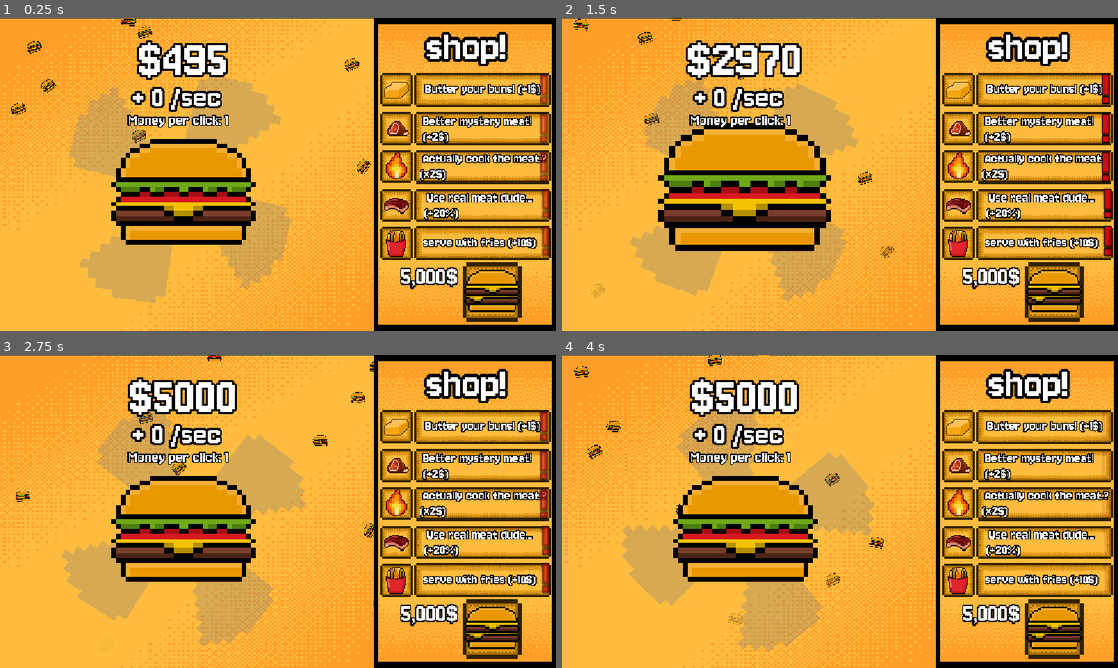
Above: before the commit, frames 1-4 (two rows, left to right).
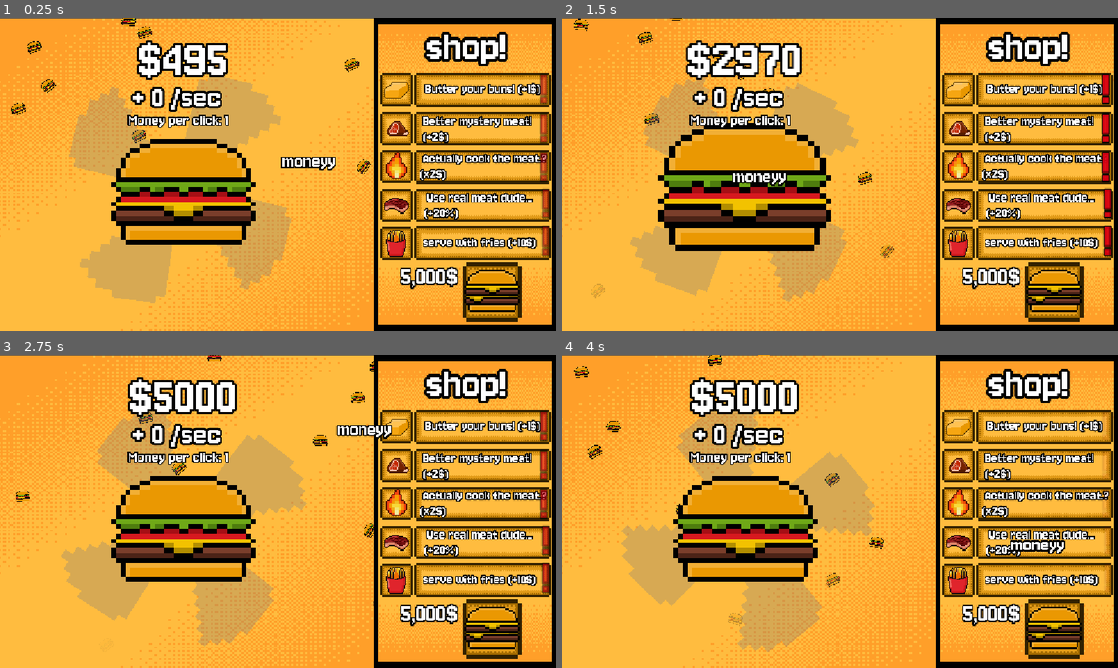
Above: after the commit, the same moments.

Repository: youswiftlmao/clicker_game
Game: Godot game, scene res://game.tscn
The game is run twice, just before and just after one commit, with the same random seed, the same clock (stepped at 60 frames per second) and the same inputs. The project has no main scene, so this scene is started directly.
Inputs (mouse positions are in pixels of both pictures, inside the frame that each line leads up to):
- Up to frame 1 (0.25 s): no input
- Up to frame 2 (1.5 s): tap Enter at 0.5 s; move the mouse to (962, 158) at 0.52 s; hold Right 0.53-1.28 s; tap Alt at 0.6 s; move the mouse to (728, 190) at 1.27 s; hold Down from 1.28 s (still down); tap Shift at 1.35 s
- Up to frame 3 (2.75 s): move the mouse to (333, 442) at 2.02 s; release Down at 2.03 s; hold Right from 2.03 s (still down); tap Alt at 2.1 s
- Up to frame 4 (4 s): move the mouse to (812, 574) at 2.77 s; release Right at 2.78 s; hold Up 2.78-3.53 s; tap Shift at 2.85 s; move the mouse to (1006, 558) at 3.52 s; hold Left from 3.53 s (still down); tap Alt at 3.6 s

The runs differ from the first frame. In frame 1, 0.4% of the frame differs, in the area x 50-61%, y 44-49%; in frame 2, 0.3%; in frame 3, 0.4%; in frame 4, 0.4%, in the area x 80-91%, y 59-64%.

Commit message:
working on the cheese burger upgrades,descriptstion and art coding and refining my code duh now currently working on the thing that pops up and fades your amount of money per sec idk what to call it but trust

Diff:
--- a/game.tscn
+++ b/game.tscn
@@ -6,7 +6,9 @@
 [ext_resource type="FontFile" uid="uid://bh6jvsa7eqolq" path="res://text/Jersey10-Regular.ttf" id="4_fc0e3"]
 [ext_resource type="Texture2D" uid="uid://cn1ke6hsw4ouk" path="res://assets/shop area.png" id="5_7jktm"]
 [ext_resource type="Texture2D" uid="uid://cffymdsilj704" path="res://assets/BUTTERR.png" id="6_hve3p"]
+[ext_resource type="Script" uid="uid://dfvwx188yoi2q" path="res://scripts/cps.gd" id="7_5b14r"]
 [ext_resource type="Script" uid="uid://1sjsqm5iy5ui" path="res://scripts/buttered_buns.gd" id="7_80cx4"]
+[ext_resource type="Script" uid="uid://ck1kge5ppp2qw" path="res://scripts/perclic.gd" id="7_bnpwn"]
 [ext_resource type="Texture2D" uid="uid://cvwamqierilmm" path="res://assets/FONT AREA.png" id="7_iotsf"]
 [ext_resource type="Texture2D" uid="uid://d2bt51p85fqq2" path="res://assets/MEATT.png" id="7_mfdv2"]
 [ext_resource type="Texture2D" uid="uid://b4x7k8ju3bvf" path="res://assets/FIREEE.png" id="8_iotsf"]
@@ -1380,6 +1382,7 @@
 theme_override_fonts/normal_font = ExtResource("4_fc0e3")
 theme_override_font_sizes/normal_font_size = 160
 text = " moneyy"
+script = ExtResource("7_bnpwn")
 
 [node name="CanvasLayer" type="CanvasLayer" parent="." unique_id=1137973250]
 
@@ -1430,10 +1433,10 @@
 
 [node name="50" type="RichTextLabel" parent="CanvasLayer/buttered buns/FontArea" unique_id=1003711433]
 modulate = Color(1, 1, 1, 0)
-offset_left = -146.81396
-offset_top = -12.78833
-offset_right = -49.572754
-offset_bottom = 57.932556
+offset_left = -189.78377
+offset_top = -10.49431
+offset_right = 48.443954
+offset_bottom = 60.226578
 scale = Vector2(0.31430402, 0.31430402)
 mouse_filter = 2
 theme_override_colors/default_color = Color(0, 0.84313726, 0.21176471, 1)
@@ -1441,7 +1444,8 @@
 theme_override_constants/outline_size = 25
 theme_override_fonts/normal_font = ExtResource("4_fc0e3")
 theme_override_font_sizes/normal_font_size = 64
-text = " 50$"
+text = " 50$ "
+horizontal_alignment = 2
 
 [node name="AnimationPlayer" type="AnimationPlayer" parent="CanvasLayer/buttered buns" unique_id=1766923545]
 libraries/ = SubResource("AnimationLibrary_qhcbd")
@@ -1474,9 +1478,9 @@
 
 [node name="150" type="RichTextLabel" parent="CanvasLayer/mystermy meat/FontArea2" unique_id=912043238]
 modulate = Color(1, 1, 1, 0)
-offset_left = -151.29001
+offset_left = -252.44829
 offset_top = -9.576691
-offset_right = -7.272064
+offset_right = 173.54317
 offset_bottom = 86.280945
 scale = Vector2(0.31430402, 0.31430402)
 theme_override_colors/default_color = Color(0, 0.84313726, 0.21176471, 1)
@@ -1485,6 +1489,7 @@
 theme_override_fonts/normal_font = ExtResource("4_fc0e3")
 theme_override_font_sizes/normal_font_size = 64
 text = " 150$"
+horizontal_alignment = 2
 
 [node name="AnimationPlayer" type="AnimationPlayer" parent="CanvasLayer/mystermy meat" unique_id=646479395]
 libraries/ = SubResource("AnimationLibrary_e36ub")
@@ -1517,10 +1522,10 @@
 
 [node name="400" type="RichTextLabel" parent="CanvasLayer/cooking meat/FontArea3" unique_id=598038401]
 modulate = Color(1, 1, 1, 0)
-offset_left = -153.97562
-offset_top = -11.870743
-offset_right = -9.957672
-offset_bottom = 83.98689
+offset_left = -244.3915
+offset_top = -10.953113
+offset_right = 158.81444
+offset_bottom = 84.904526
 scale = Vector2(0.31430402, 0.31430402)
 theme_override_colors/default_color = Color(0, 0.84313726, 0.21176471, 1)
 theme_override_colors/font_outline_color = Color(0, 0, 0, 1)
@@ -1528,6 +1533,7 @@
 theme_override_fonts/normal_font = ExtResource("4_fc0e3")
 theme_override_font_sizes/normal_font_size = 64
 text = " 400$"
+horizontal_alignment = 2
 
 [node name="AnimationPlayer" type="AnimationPlayer" parent="CanvasLayer/cooking meat" unique_id=2143284991]
 libraries/ = SubResource("AnimationLibrary_vaj68")
@@ -1560,10 +1566,10 @@
 
 [node name="900" type="RichTextLabel" parent="CanvasLayer/use real meat/FontArea4" unique_id=475456352]
 modulate = Color(1, 1, 1, 0)
-offset_left = -156.66122
-offset_top = -10.035522
-offset_right = -12.64328
-offset_bottom = 85.82211
+offset_left = -243.49628
+offset_top = -9.117907
+offset_right = 155.43726
+offset_bottom = 86.73973
 scale = Vector2(0.31430402, 0.31430402)
 theme_override_colors/default_color = Color(0, 0.84313726, 0.21176471, 1)
 theme_override_colors/font_outline_color = Color(0, 0, 0, 1)
@@ -1571,6 +1577,7 @@
 theme_override_fonts/normal_font = ExtResource("4_fc0e3")
 theme_override_font_sizes/normal_font_size = 64
 text = " 900$"
+horizontal_alignment = 2
 
 [node name="AnimationPlayer" type="AnimationPlayer" parent="CanvasLayer/use real meat" unique_id=752385962]
 libraries/ = SubResource("AnimationLibrary_i2p71")
@@ -1602,10 +1609,10 @@
 
 [node name="2000" type="RichTextLabel" parent="CanvasLayer/serv w_ fried/FontArea5" unique_id=507031462]
 modulate = Color(1, 1, 1, 0)
-offset_left = -166.95612
-offset_top = -8.200272
-offset_right = 11.319397
-offset_bottom = 87.657364
+offset_left = -219.32567
+offset_top = -7.7414775
+offset_right = 98.512405
+offset_bottom = 88.11616
 scale = Vector2(0.31430402, 0.31430402)
 theme_override_colors/default_color = Color(0, 0.84313726, 0.21176471, 1)
 theme_override_colors/font_outline_color = Color(0, 0, 0, 1)
@@ -1613,6 +1620,7 @@
 theme_override_fonts/normal_font = ExtResource("4_fc0e3")
 theme_override_font_sizes/normal_font_size = 64
 text = " 2,000$"
+horizontal_alignment = 2
 
 [node name="AnimationPlayer" type="AnimationPlayer" parent="CanvasLayer/serv w_ fried" unique_id=1151586358]
 libraries/ = SubResource("AnimationLibrary_xfvwf")
@@ -1763,6 +1771,19 @@
 
 [node name="HAMGON" type="AnimationPlayer" parent="CanvasLayer" unique_id=759709668]
 libraries/ = SubResource("AnimationLibrary_cfc7e")
+
+[node name="cps" type="RichTextLabel" parent="CanvasLayer" unique_id=1183962096]
+offset_left = 319.99997
+offset_top = 209.99998
+offset_right = 994.9603
+offset_bottom = 389.0
+scale = Vector2(0.26520082, 0.26520082)
+theme_override_constants/shadow_outline_size = 5
+theme_override_constants/outline_size = 43
+theme_override_fonts/normal_font = ExtResource("4_fc0e3")
+theme_override_font_sizes/normal_font_size = 160
+text = " moneyy"
+script = ExtResource("7_5b14r")
 
 [node name="loadingscreen" type="Sprite2D" parent="." unique_id=1518520312]
 z_index = 3680
--- /dev/null
+++ b/scripts/cps.gd
@@ -0,0 +1,8 @@
+extends RichTextLabel
+
+@export var offset := Vector2(0, -50) # 20 pixels above cursor
+func _ready() -> void:
+	mouse_filter = Control.MOUSE_FILTER_IGNORE
+
+func _process(delta):
+	position = get_viewport().get_mouse_position() + offset
--- a/scripts/game.gd
+++ b/scripts/game.gd
@@ -33,6 +33,7 @@
 
 
 
+
 func _process(delta: float) -> void:
 	$perclic.text = " Money per click: " + str(moneyperclick)
 	var speed := 2000  # how fast the number catches up per second
@@ -56,9 +57,17 @@
 	#this is the area where upgrade antexture ids are updated
 	if chez:
 		$"CanvasLayer/buttered buns".texture_normal = load("res://assets/ketchup.png")
+		$"CanvasLayer/buttered buns/FontArea/RichTextLabel".text = " ketchup for flavourrr"
+		$"CanvasLayer/buttered buns/FontArea/50".text = " $500 "
 		$"CanvasLayer/mystermy meat".texture_normal = load("res://assets/PROPA CHEESE.png")
+		$"CanvasLayer/mystermy meat/FontArea2/RichTextLabel".text = " AMERICAN PLASTIC? WE USE
+ CHEDDA FROM FRANCE"
+		$"CanvasLayer/mystermy meat/FontArea2/150".text = " $1.25k"
 		$"CanvasLayer/cooking meat".texture_normal = load("res://assets/soda.png")
+		$"CanvasLayer/cooking meat/FontArea3/RichTextLabel2".text = " serve with soda"
+		$"CanvasLayer/cooking meat/FontArea3/400".text = "placeholder"
 		$"CanvasLayer/use real meat".texture_normal = load("res://assets/shipblocked.png")
+		$"CanvasLayer/serv w_ fried".texture_normal = load("res://assets/locLLysourcedmeatsmh.png")
 		$CanvasLayer/UPGRDCHEZ.texture_normal = load("res://assets/bigmacc.png")
 		if money >= 500  and !bought1:
 			$CanvasLayer/BUY1/AnimationPlayer.play("fade")
@@ -213,4 +222,6 @@
 		bought3 = false
 		bought4 = false
 		bought5 = false
+
+		# ^ fixes layout issue
 #upd nvm will add it whithing here only
--- /dev/null
+++ b/scripts/perclic.gd
@@ -0,0 +1,3 @@
+extends RichTextLabel
+func _ready() -> void:
+	mouse_filter = Control.MOUSE_FILTER_IGNORE
Not shown, added: scripts/cps.gd.uid
Not shown, added: scripts/perclic.gd.uid
